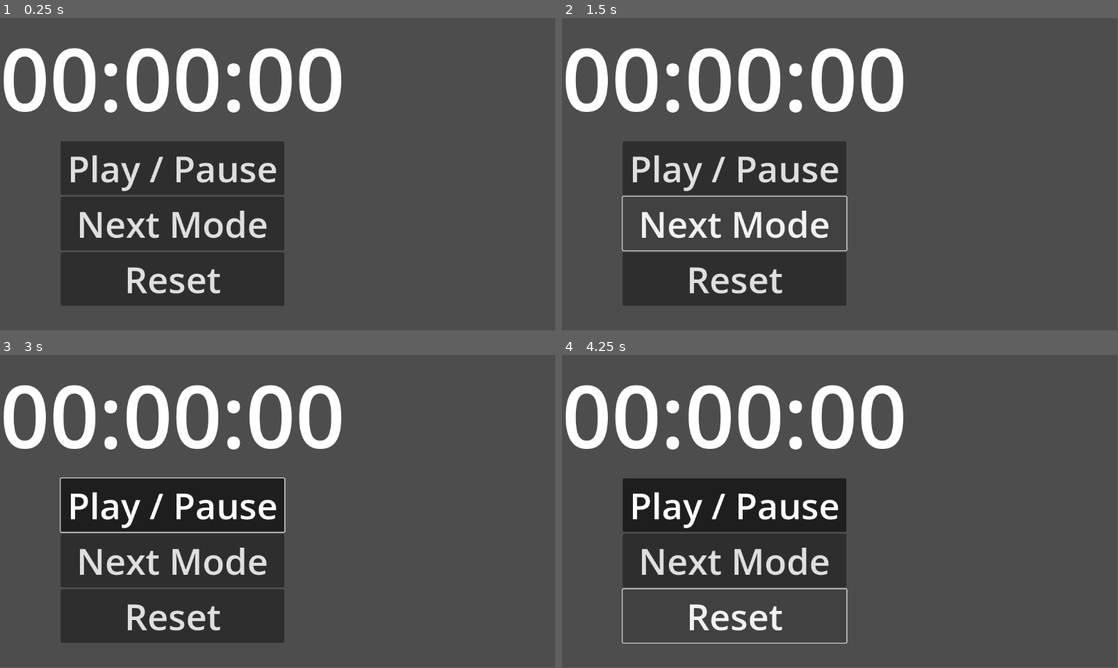
Above: before the commit, frames 1-4 (two rows, left to right).
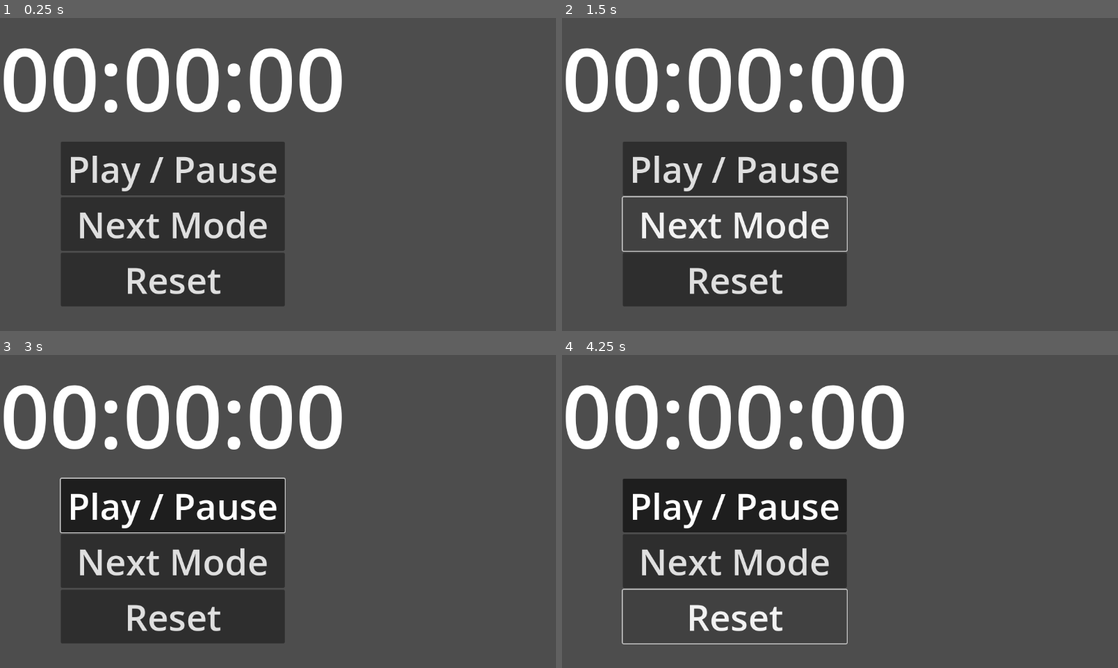
Above: after the commit, the same moments.

Repository: EOMJ89/flowmodoro-godot-4
Game: Godot game, scene res://stop_watch.tscn
Same seed, same stepped clock (60 frames per second), same inputs: the game is played once before the commit and once after it.
Inputs:
- Up to frame 1 (0.25 s): no input
- Up to frame 2 (1.5 s): click "Next Mode" at 0.5 s; click "Next Mode" at 1.25 s
- Up to frame 3 (3 s): click "Next Mode" at 2 s; click "Play / Pause" at 2.75 s
- Up to frame 4 (4.25 s): click "Reset" at 3.5 s
In our replay, the window is 799x449 before the commit and 800x450 after it. These sizes can differ from the game's own. Grey fills any space a smaller window leaves; there, only what the larger window draws over its background counts as a difference.

The runs differ from the first frame. In frame 1, 1.7% of the frame differs, in the area x 1-62%, y 9-89%; in frame 2, 2.0%; in frame 3, 2.1%; in frame 4, 2.4%, in the area x 1-62%, y 9-93%.

Commit message:
cambiado modo de expansión de ventana

Diff:
--- a/project.godot
+++ b/project.godot
@@ -19,6 +19,11 @@
 
 GLOBALS="*res://GLOBALS.gd"
 
+[display]
+
+window/stretch/mode="viewport"
+window/stretch/aspect="keep_height"
+
 [rendering]
 
 renderer/rendering_method="mobile"
